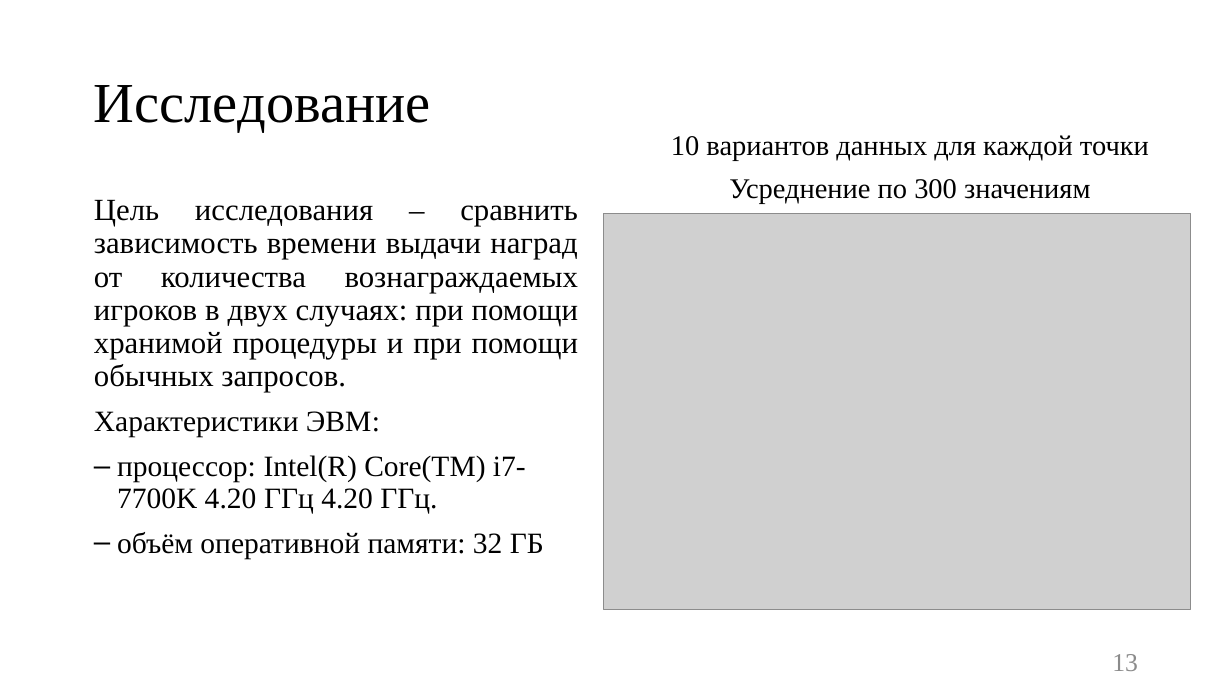
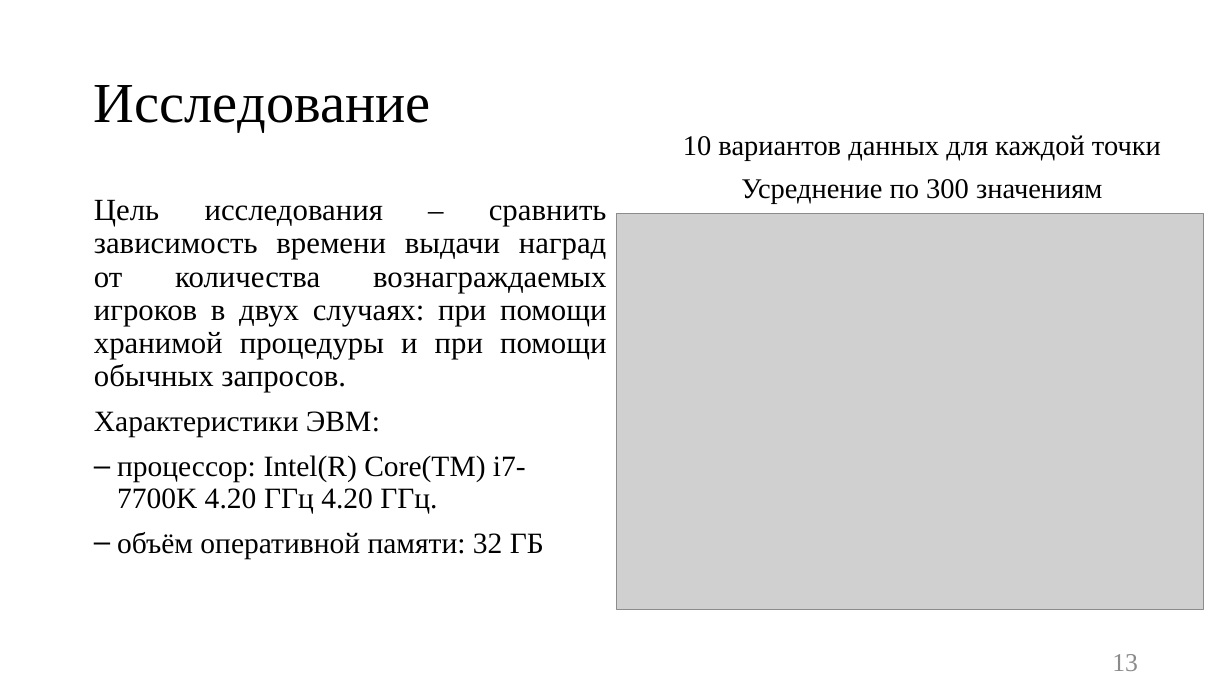
Before and after one commit to Kukushenok/competitive-math-game, a slide deck: slide 13 of docs/presentation.pptx. Drawn at 1232x693 pixels with LibreOffice and Linux fonts; fonts in the diff are those of the drawing; grey boxes stand for pictures. Boxes give left, top, right and bottom in pixels: in the first picture for what was removed or moved away, otherwise in the second. Text is boxed around its words. In the diff, an @@ line names an element or a change of style, - is before the commit and + after.

```diff
--- a/docs/presentation.pptx
+++ b/docs/presentation.pptx
@@ text "10 вариантов данных для каждой ...": place and size @@
-text "10 вариантов данных для каждой ..." at (671,135,1149,204)
+text "10 вариантов данных для каждой ..." at (683,135,1161,204)
@@ text "Цель исследования ‒ сравнить зависимость ..." rewrapped from (94,199,578,559) to (94,199,607,559) @@
@@ picture: place and size @@
-picture at (604,213,1191,610)
+picture at (616,213,1204,610)
```
Also in this commit, not shown: 9 other slides changed, 8 other files.
